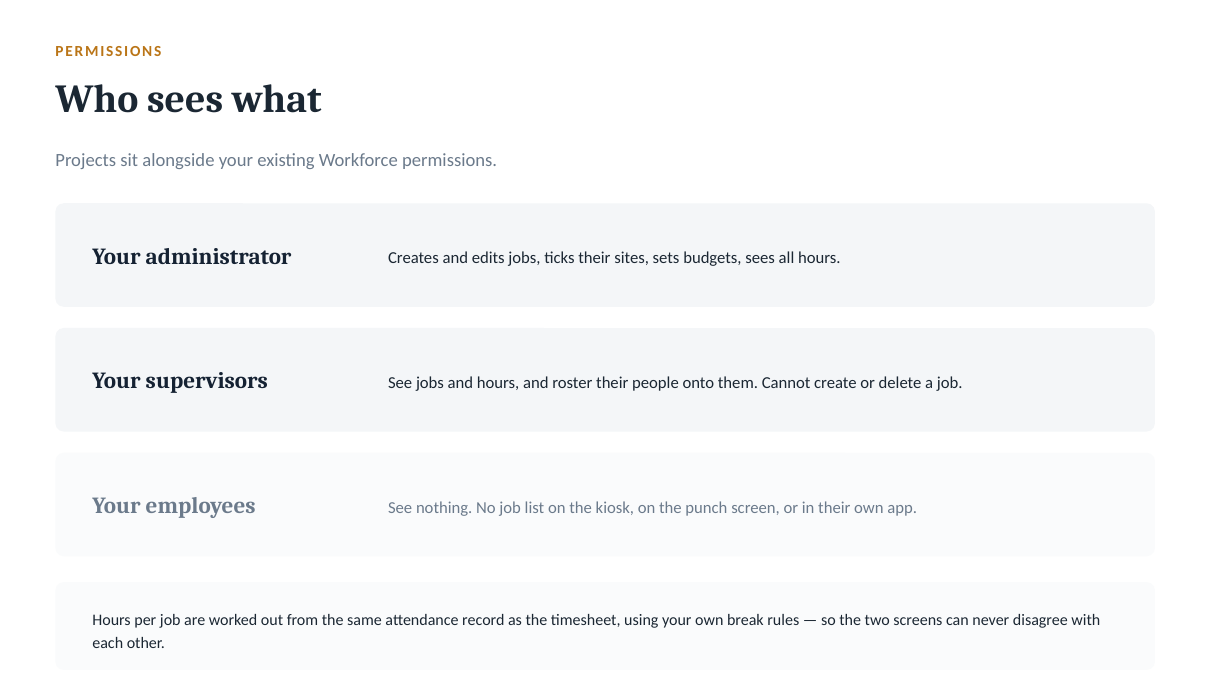
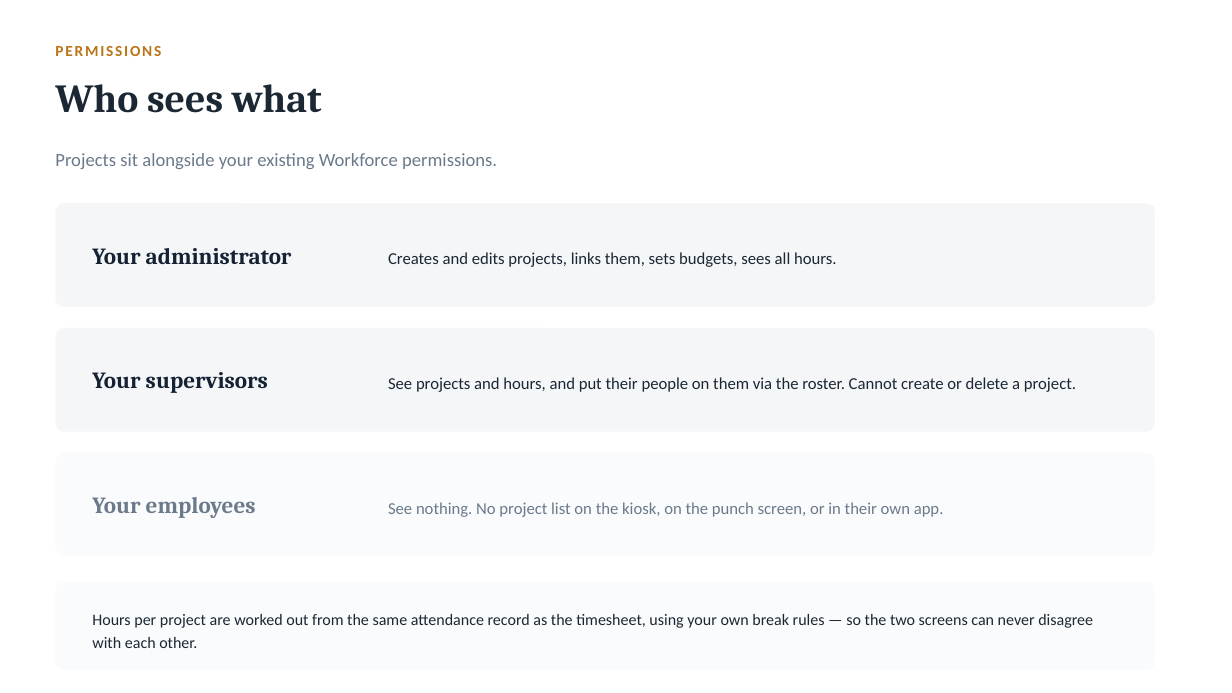
Before and after one commit to iammuniraa-wq/bpmsquare-app, a slide deck: slide 12 of docs/BPMSquare_WFM_Project_Costing.pptx (slide 11 before the commit). Drawn at 1232x693 pixels with LibreOffice and Linux fonts; fonts in the diff are those of the drawing. Boxes give left, top, right and bottom in pixels: in the first picture for what was removed or moved away, otherwise in the second. Text is boxed around its words. In the diff, an @@ line names an element or a change of style, - is before the commit and + after.

```diff
--- a/docs/BPMSquare_WFM_Project_Costing.pptx
+++ b/docs/BPMSquare_WFM_Project_Costing.pptx
@@ text at box(388, 252, 836, 267): text changed @@
-Creates and edits jobs, ticks their sites, sets budgets, sees all hours.
+Creates and edits projects, links them, sets budgets, sees all hours.
@@ text at box(388, 377, 1076, 392): text changed @@
-See jobs and hours, and roster their people onto them. Cannot create or delete a job.
+See projects and hours, and put their people on them via the roster. Cannot create or delete a project.
@@ text at box(388, 502, 944, 517): text changed @@
-See nothing. No job list on the kiosk, on the punch screen, or in their own app.
+See nothing. No project list on the kiosk, on the punch screen, or in their own app.
@@ text at box(92, 614, 1093, 648): text changed @@
-Hours per job are worked out from the same attendance record as the timesheet, using your own break rules — so the two screens can never disagree with each other.
+Hours per project are worked out from the same attendance record as the timesheet, using your own break rules — so the two screens can never disagree with each other.
```
Also in this commit, not shown: 10 other slides changed, 3 slides added, 2 slides removed.
